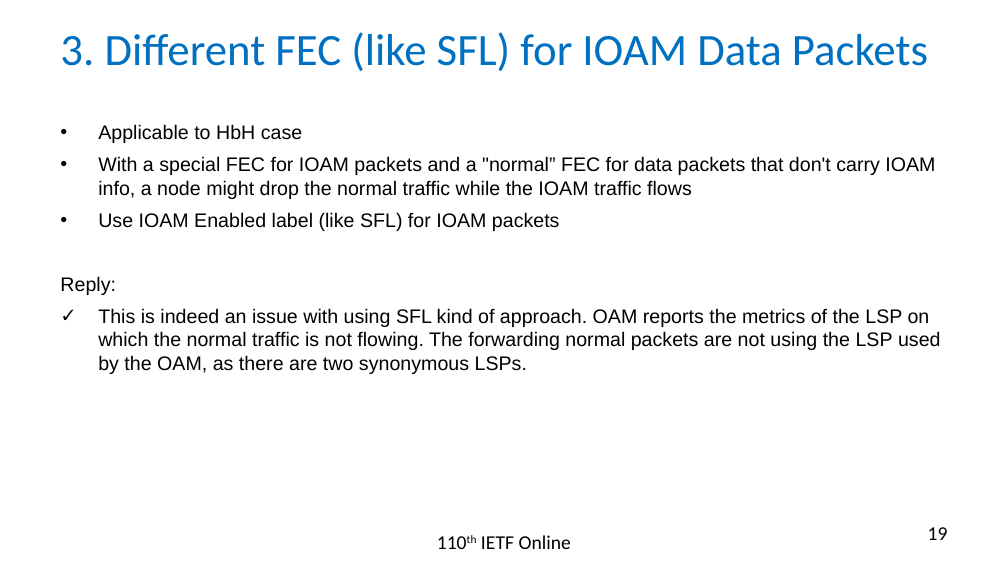
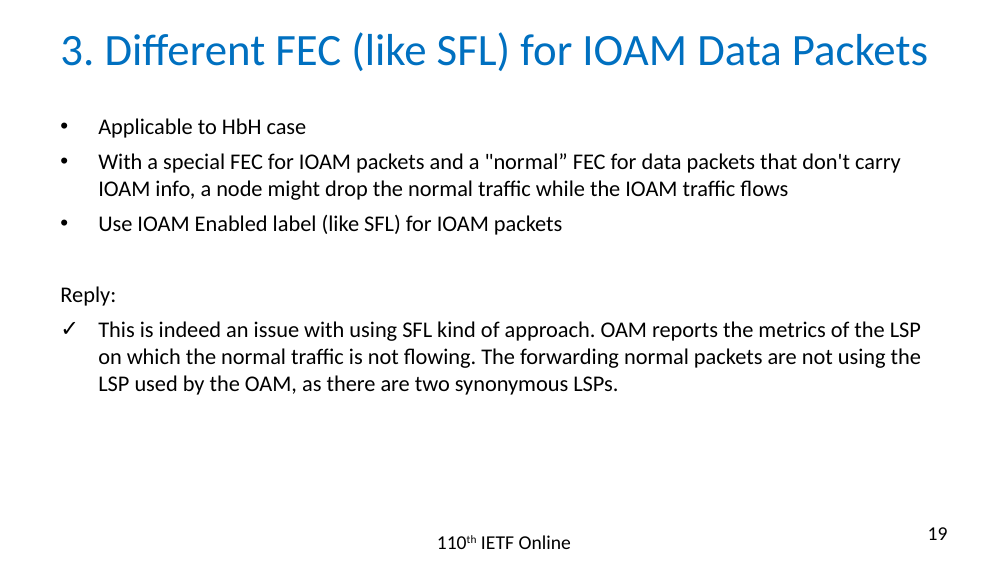
Before and after one commit to rakgandhi/ietf-slides, a slide deck: slide 19 of draft-gandhi-mpls-ioam-sr-05.pptx. Drawn at 1008x567 pixels with LibreOffice and Linux fonts; fonts in the diff are those of the drawing. Boxes give left, top, right and bottom in pixels: in the first picture for what was removed or moved away, otherwise in the second. Text is boxed around its words. In the diff, an @@ line names an element or a change of style, - is before the commit and + after.

```diff
--- a/draft-gandhi-mpls-ioam-sr-05.pptx
+++ b/draft-gandhi-mpls-ioam-sr-05.pptx
@@ text "Applicable to HbH case" at box(60, 118, 921, 395): size 14 to 16 pt, font Arial to Calibri @@
```
Also in this commit, not shown: 9 other slides changed, 1 other file.
